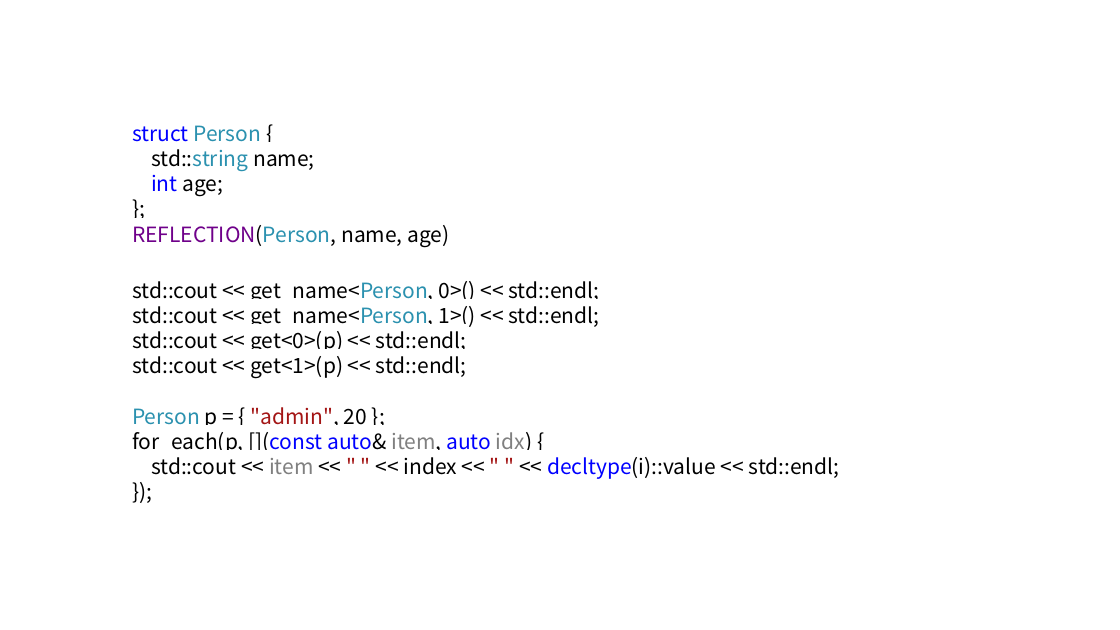
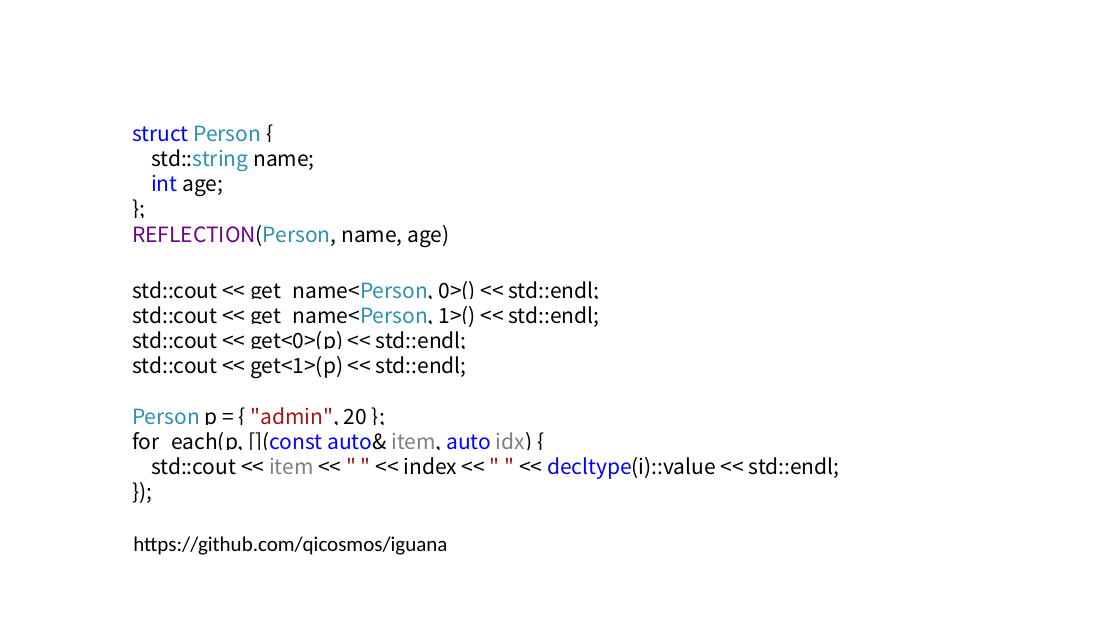
Before and after one commit to qicosmos/cppcon2017, a slide deck: slide 41 of cppcon2017.pptx (slide 42 before the commit). Drawn at 1120x630 pixels with LibreOffice and Linux fonts; fonts in the diff are those of the drawing. Boxes give left, top, right and bottom in pixels: in the first picture for what was removed or moved away, otherwise in the second. Text is boxed around its words. In the diff, an @@ line names an element or a change of style, - is before the commit and + after.

```diff
--- a/cppcon2017.pptx
+++ b/cppcon2017.pptx
@@ text added at bbox=[133, 536, 447, 555], 18 pt, text #000000 @@
+https://github.com/qicosmos/iguana
```
Also in this commit, not shown: 2 other slides changed, 1 slide removed.
